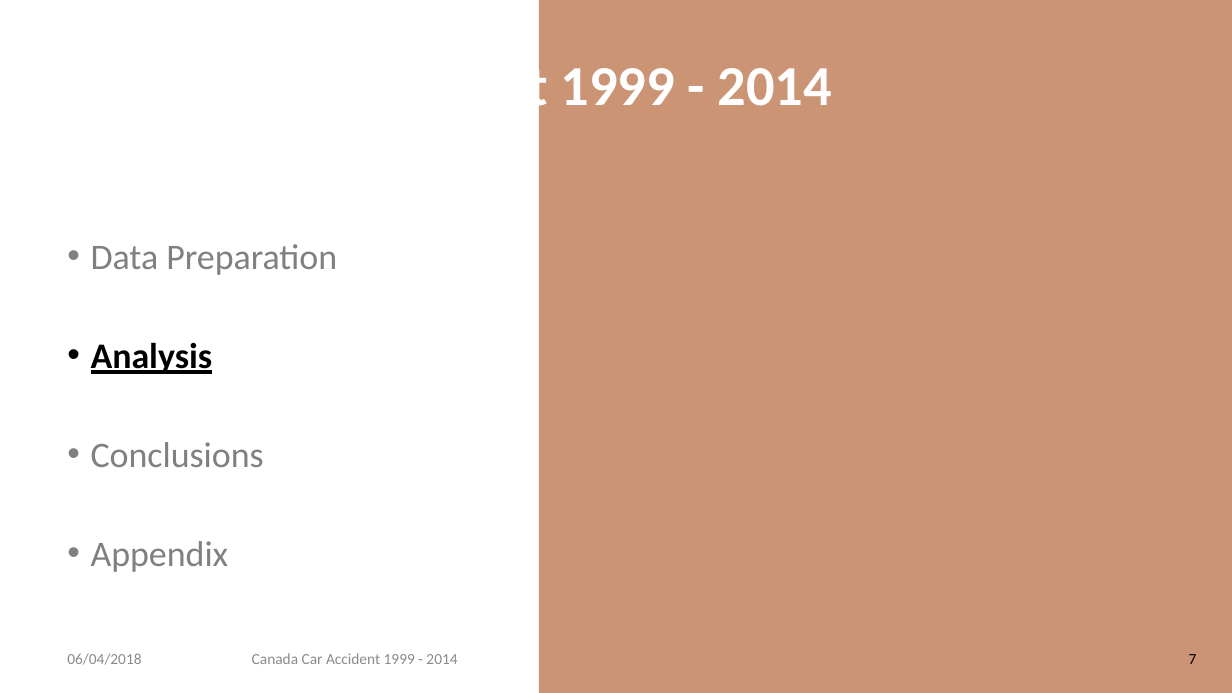
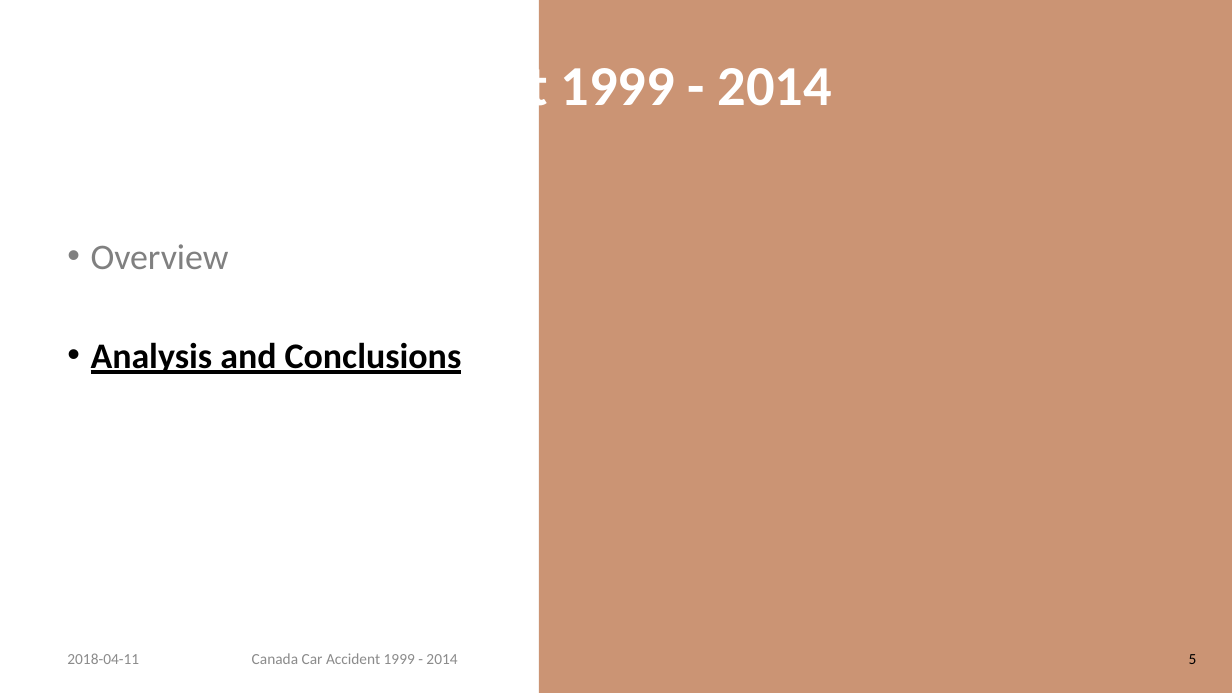
Before and after one commit to rynho/3250-G3, a slide deck: slide 5 of Deliverable/Presentation.pptx (slide 7 before the commit). Drawn at 1232x693 pixels with LibreOffice and Linux fonts; fonts in the diff are those of the drawing; background and template pictures are left out. Boxes give left, top, right and bottom in pixels: in the first picture for what was removed or moved away, otherwise in the second. Text is boxed around its words. In the diff, an @@ line names an element or a change of style, - is before the commit and + after.

```diff
--- a/Deliverable/Presentation.pptx
+++ b/Deliverable/Presentation.pptx
@@ text at (91,244,462,374): text changed; text colour #808080 to #000000; bold on @@
-• Data Preparation
-• Analysis
-• Conclusions
-• Appendix
+• Overview
+• Analysis and Conclusions
@@ text at (67,653,139,664): text changed @@
-06/04/2018
+2018-04-11
@@ page number at (1189,654,1197,664): text changed @@
-7
+5
```
Also in this commit, not shown: 17 other slides changed, 2 slides added, 2 slides removed.
